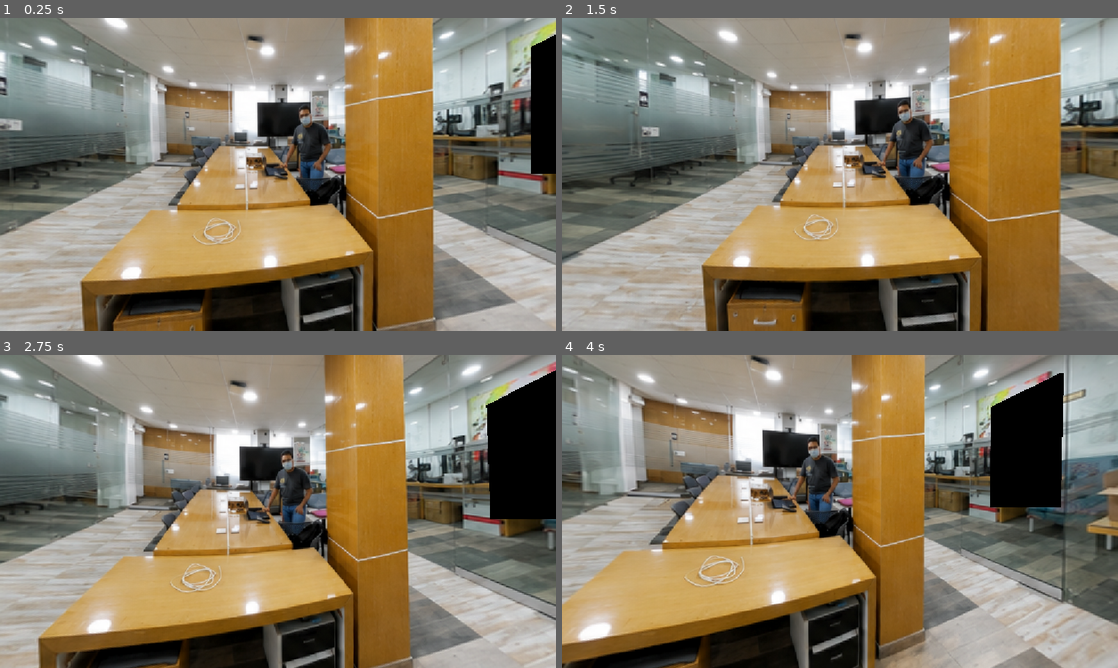
Above: before the commit, frames 1-4 (two rows, left to right).
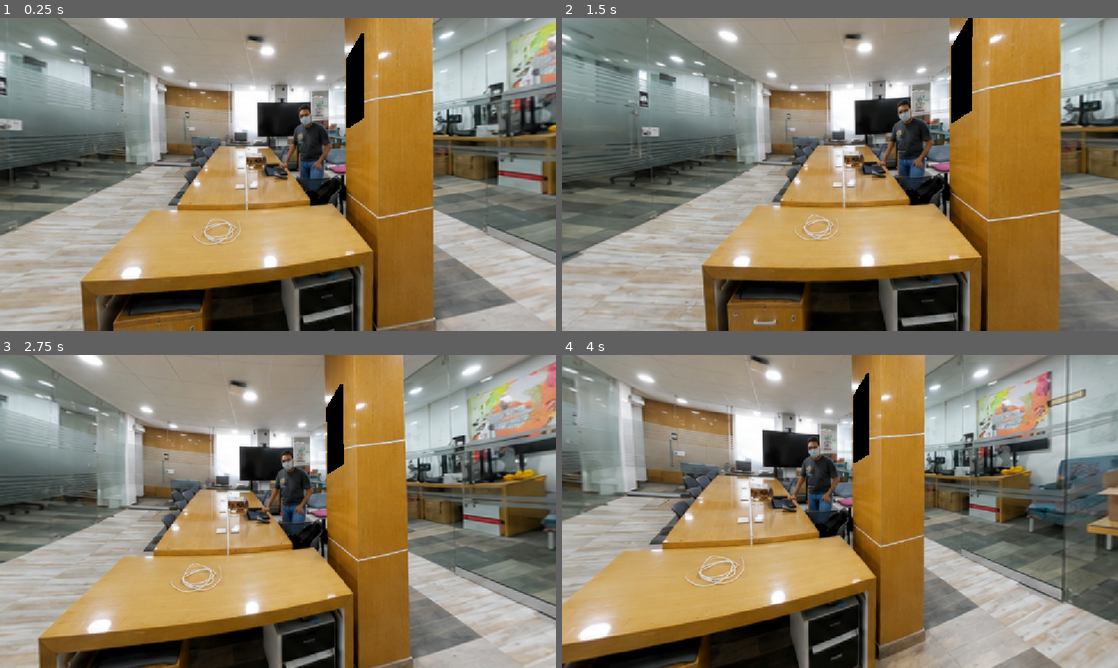
Above: after the commit, the same moments.

Repository: RM0135/Recorrido_inmersivo
Game: Godot game, scene res://script/main.tscn
Same seed, same stepped clock (60 frames per second), same inputs: the game is played once before the commit and once after it.
Inputs (mouse positions are in pixels of both pictures, inside the frame that each line leads up to):
- Up to frame 1 (0.25 s): no input
- Up to frame 2 (1.5 s): tap Enter at 0.5 s; move the mouse to (867, 174) at 0.52 s; tap Space at 1.25 s; move the mouse to (812, 174) at 1.27 s
- Up to frame 3 (2.75 s): tap Enter at 2 s; move the mouse to (289, 505) at 2.02 s
- Up to frame 4 (4 s): tap Space at 2.75 s; move the mouse to (834, 517) at 2.77 s; tap Enter at 3.5 s; move the mouse to (878, 514) at 3.52 s

The runs differ from the first frame. In frame 1, 2.6% of the frame differs, in the area x 62-100%, y 4-50%; in frame 2, 1.1%; in frame 3, 5.7%, in the area x 58-100%, y 4-53%; in frame 4, 5.5%.

Commit message:
Agrega sistema de movimiento, giro, carteles y config de exportacion Android

Diff:
--- a/Experiencia_VR-main/project.godot
+++ b/Experiencia_VR-main/project.godot
@@ -33,6 +33,7 @@
 rendering_device/driver.windows="d3d12"
 renderer/rendering_method="gl_compatibility"
 renderer/rendering_method.mobile="gl_compatibility"
+textures/vram_compression/import_etc2_astc=true
 
 [xr]
 
--- a/Experiencia_VR-main/script/main.tscn
+++ b/Experiencia_VR-main/script/main.tscn
@@ -40,13 +40,13 @@
 
 [node name="Panoramica360" type="Node3D" parent="." unique_id=1067502606]
 
+[node name="Cartel" parent="Panoramica360" unique_id=1654011430 instance=ExtResource("5_3bowm")]
+transform = Transform3D(1, 0, 0, 0, 1, 0, 0, 0, 1, 1.5, 1, -4)
+
 [node name="MeshInstance3D" type="MeshInstance3D" parent="Panoramica360" unique_id=3144099]
 material_override = SubResource("StandardMaterial3D_8p3h7")
 mesh = SubResource("SphereMesh_sa14g")
 
-[node name="Cartel" parent="Panoramica360" unique_id=1654011430 instance=ExtResource("5_3bowm")]
-transform = Transform3D(1, 0, 0, 0, 1, 0, 0, 0, 1, 3, 0, -2)
-
 [node name="DesktopCamera" type="Camera3D" parent="." unique_id=735322441]
 current = true
 script = ExtResource("3_wekt7")
Not shown, changed: Experiencia_VR-main/P001.png.import
Not shown, added: Experiencia_VR-main/Metaquest.apk
Not shown, added: Experiencia_VR-main/Metaquest.apk.idsig
